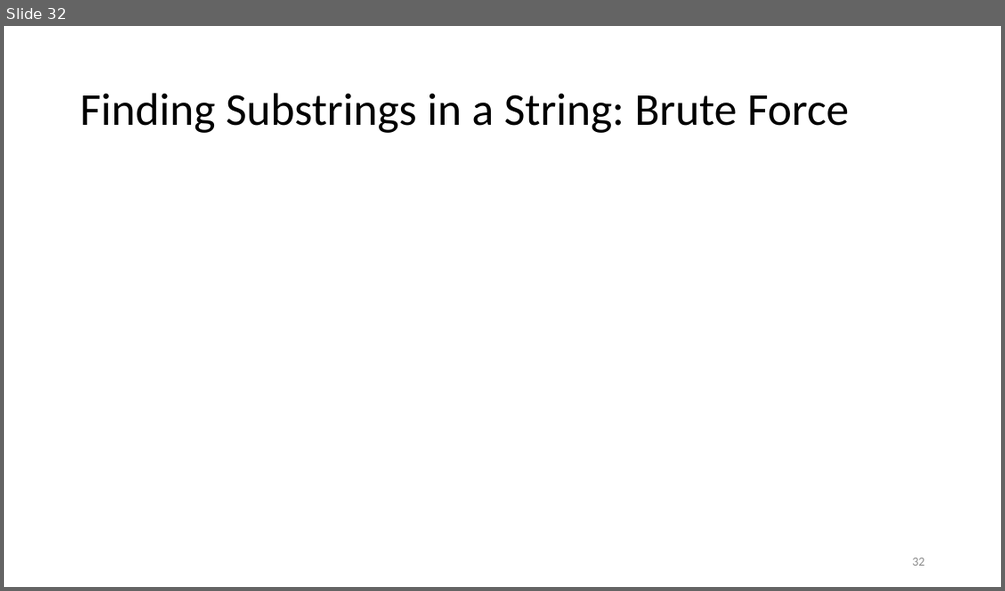
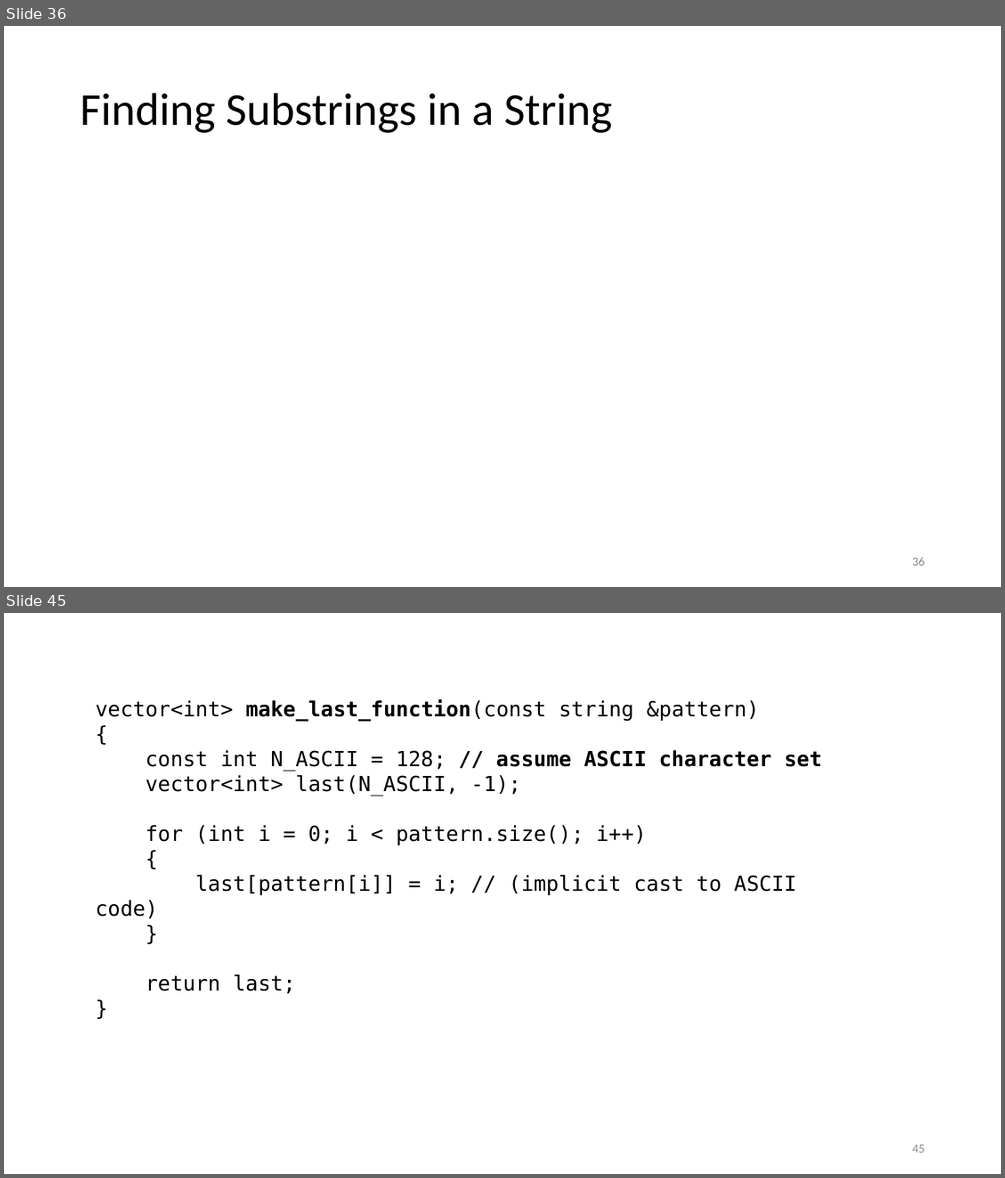
Before and after one commit to tjd1234/cmpt225summer2023, a slide deck: lecture_notes/week12/week12_strings.pptx. Shown one above the other, each under a label of ours: slide 32 before the commit, slides 36 and 45 after it; the slides between them are not shown. The pictures are 1005x591 and 1005x1178 pixels, drawn with LibreOffice and Linux fonts; fonts in the diff are those of the drawing; grey boxes stand for pictures. Boxes give left, top, right and bottom in pixels: in the first picture for what was removed or moved away, otherwise in the second. Text is boxed around its words. In the diff, an @@ line names an element or a change of style, - is before the commit and + after.

```diff
--- a/lecture_notes/week12/week12_strings.pptx
+++ b/lecture_notes/week12/week12_strings.pptx
@@ slide 45 added at box(4, 613, 1001, 1174), background #FFFFFF @@
@@ text added at box(96, 699, 822, 994), 20 pt, text #000000 @@
+vector<int> make_last_function(const string &pattern)
+{
+const int N_ASCII = 128; // assume ASCII character set
+vector<int> last(N_ASCII, -1);
+for (int i = 0; i < pattern.size(); i++)
+{
+last[pattern[i]] = i; // (implicit cast to ASCII code)
+}
+return last;
+}
@@ page number added at box(912, 1144, 924, 1152), 12 pt, text #8C8C8C @@
+45
@@ what was slide 32 is now slide 36 @@
@@ slide 36 changed as well @@
@@ title at box(80, 93, 612, 133): text changed @@
-Finding Substrings in a String: Brute Force
+Finding Substrings in a String
@@ page number at box(912, 557, 924, 565): text changed @@
-32
+36
```
Also in this commit, not shown: 1 other slide changed, 19 other slides added.
